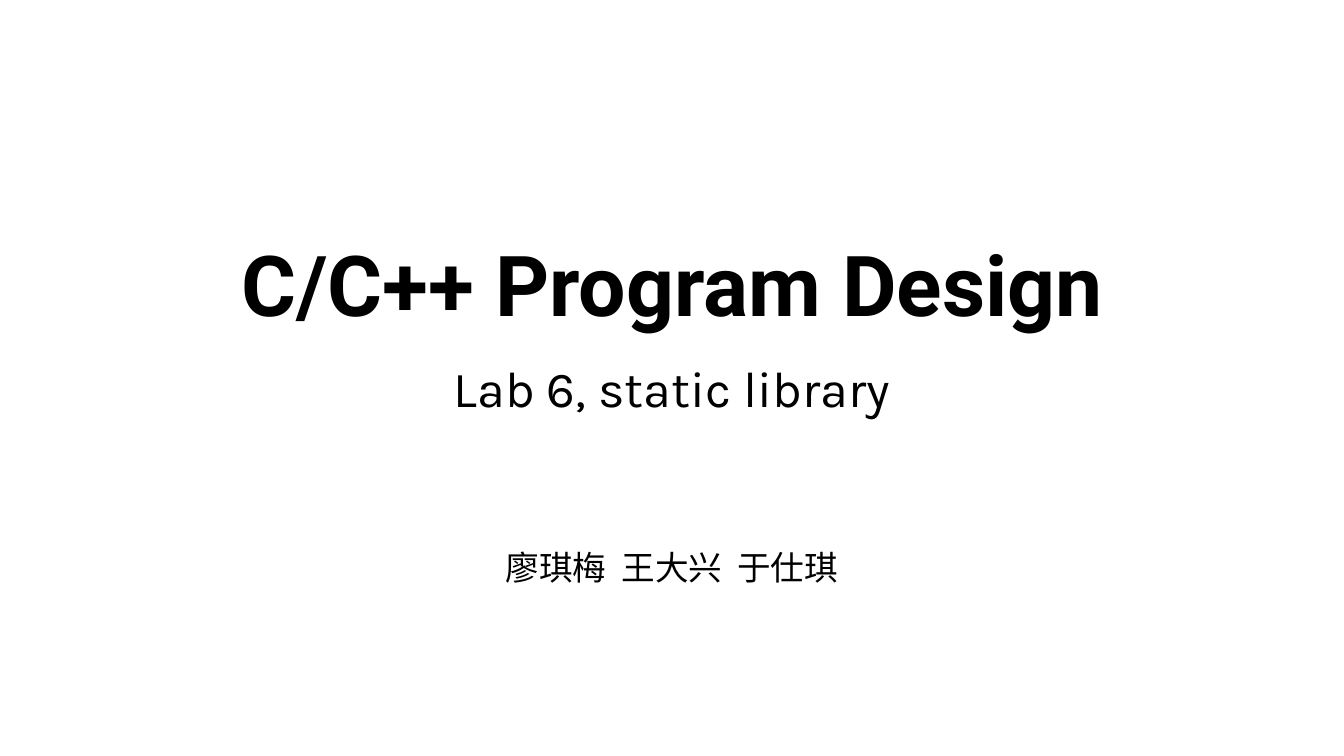
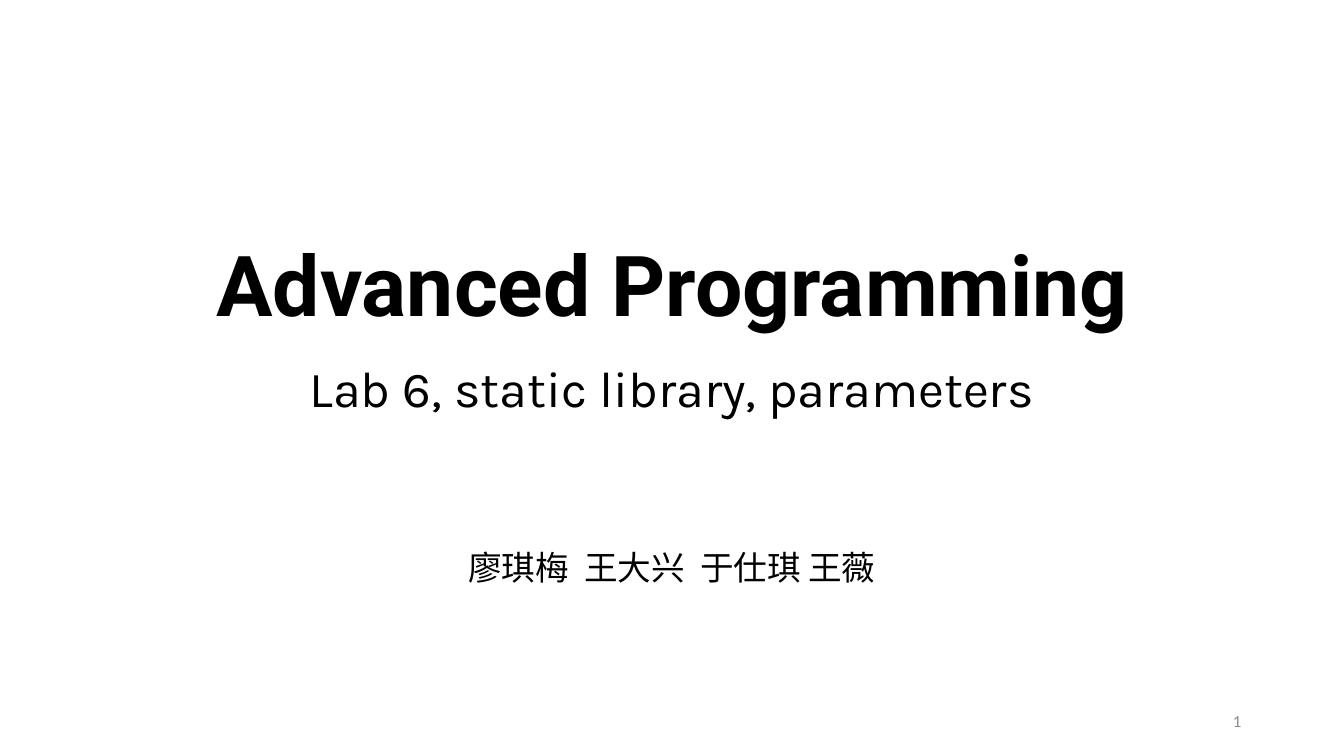
Before and after one commit to ShiqiYu/CPP, a slide deck: slide 1 of week06/Lab06.pptx. Drawn at 1344x756 pixels with LibreOffice and Linux fonts; fonts in the diff are those of the drawing; background and template pictures are left out. Boxes give left, top, right and bottom in pixels: in the first picture for what was removed or moved away, otherwise in the second. Text is boxed around its words. In the diff, an @@ line names an element or a change of style, - is before the commit and + after.

```diff
--- a/week06/Lab06.pptx
+++ b/week06/Lab06.pptx
@@ title at <box>216,253,1128,334</box>: text changed @@
-C/C++ Program Design
+Advanced Programming
@@ subtitle at <box>310,372,1034,583</box>: text changed @@
-Lab 6, static library
-廖琪梅 王大兴 于仕琪
+Lab 6, static library, parameters
+廖琪梅 王大兴 于仕琪 王薇
@@ page number added at <box>1233,716,1241,727</box>, 12 pt, text #8C8C8C @@
+1
```
Also in this commit, not shown: 18 other slides changed, 6 slides added, 3 other files.
